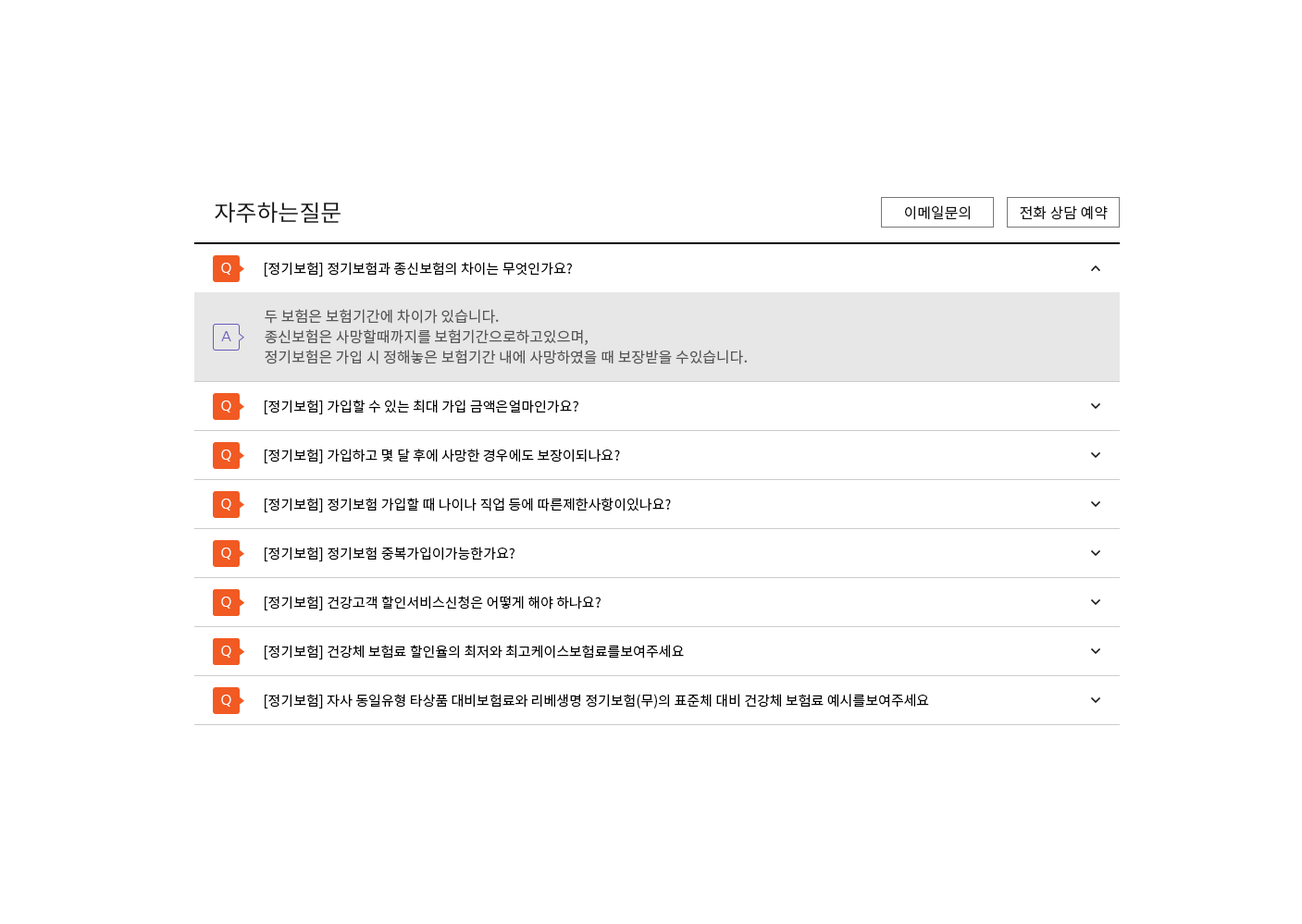
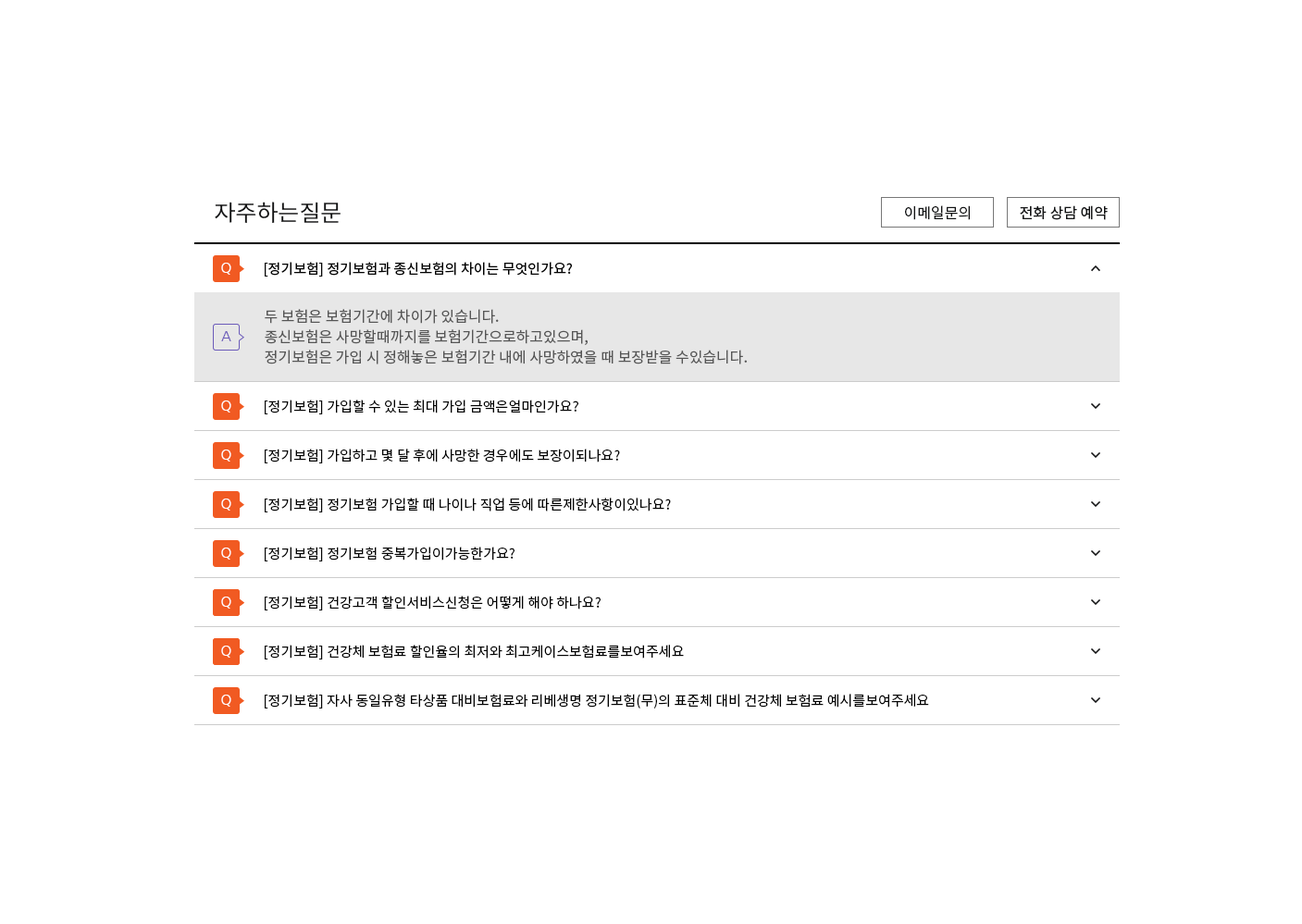
Comparing the layer stacks of the two w=1302, h=924 images. Changes:
painted on "이메일문의" over left=944, top=208, right=963, bottom=215
painted on "두 보험은 보험기간에 차이가 있습니다. 종신보험은 사망할때까지를 보험기간으로하고있으며, 정기보험은 가입 시 정해놓" over left=270, top=309, right=715, bottom=363
painted on "[정기보험] 가입할 수 있는 최대 가입 금액은얼마인가요? [정기보험] 가입하고 몇 달 후에 사망한 경우에도 보장이" over left=315, top=400, right=809, bottom=706
